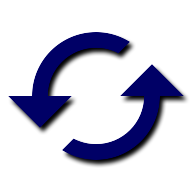
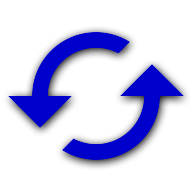
Revision of a layered 192 × 192 image; what changed, layer by layer:
pixels changed over left=3, top=26, right=191, bottom=170 (layer not identified)
